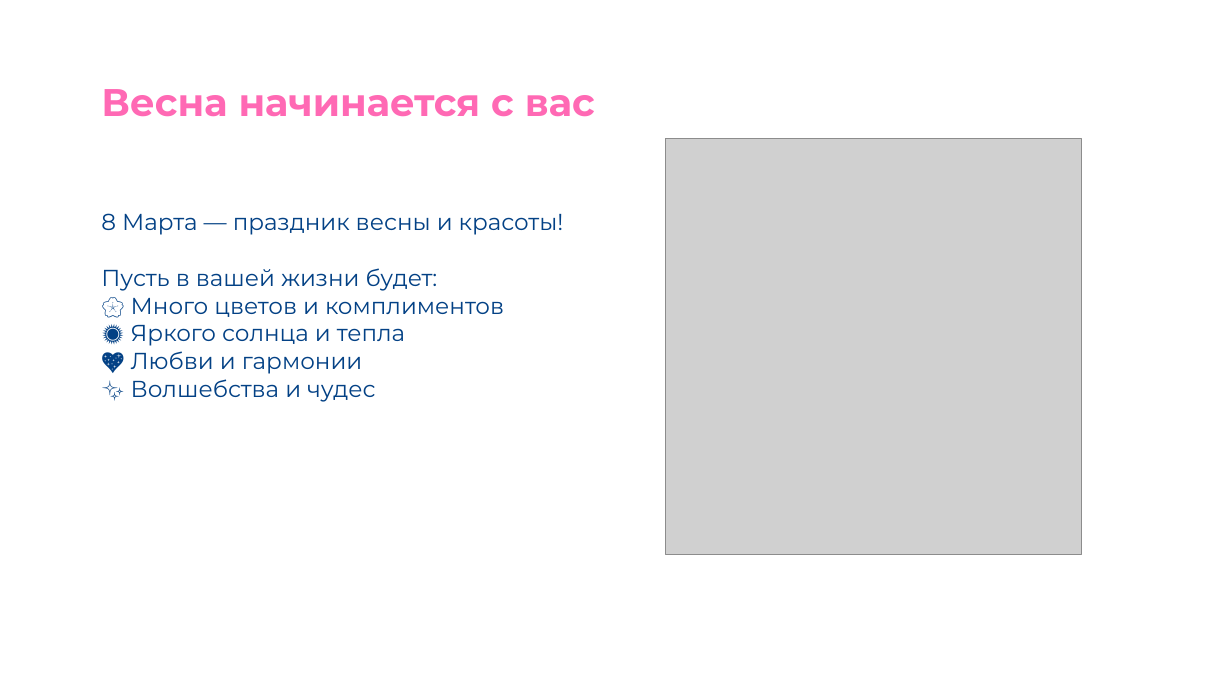
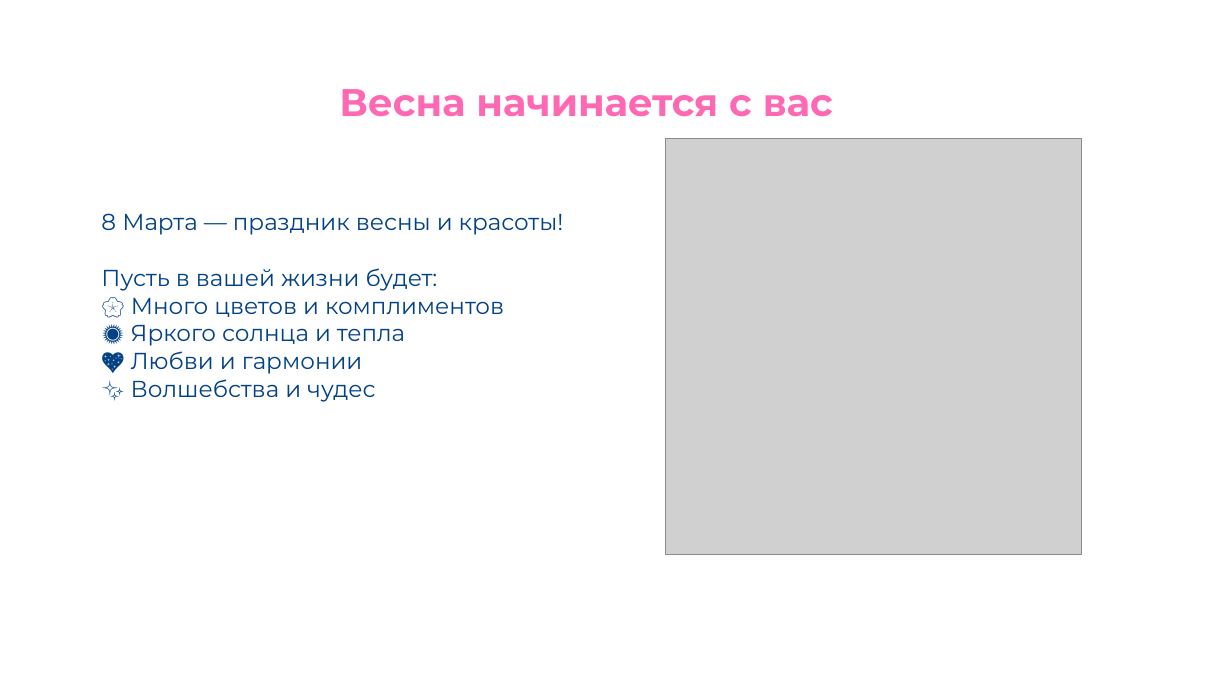
Before and after one commit to ChromeApe/dem.github.io, a slide deck: slide 7 of Prezent 2026.pptx (slide 9 before the commit). Drawn at 1232x693 pixels with LibreOffice and Linux fonts; fonts in the diff are those of the drawing; grey boxes stand for pictures; background and template pictures are left out. Boxes give left, top, right and bottom in pixels: in the first picture for what was removed or moved away, otherwise in the second. Text is boxed around its words. In the diff, an @@ line names an element or a change of style, - is before the commit and + after.

```diff
--- a/Prezent 2026.pptx
+++ b/Prezent 2026.pptx
@@ text "Весна начинается с вас": place and size @@
-text "Весна начинается с вас" at [101,89,595,117]
+text "Весна начинается с вас" at [339,89,833,117]
```
Also in this commit, not shown: 10 other slides changed, 1 slide added, 2 slides removed.
